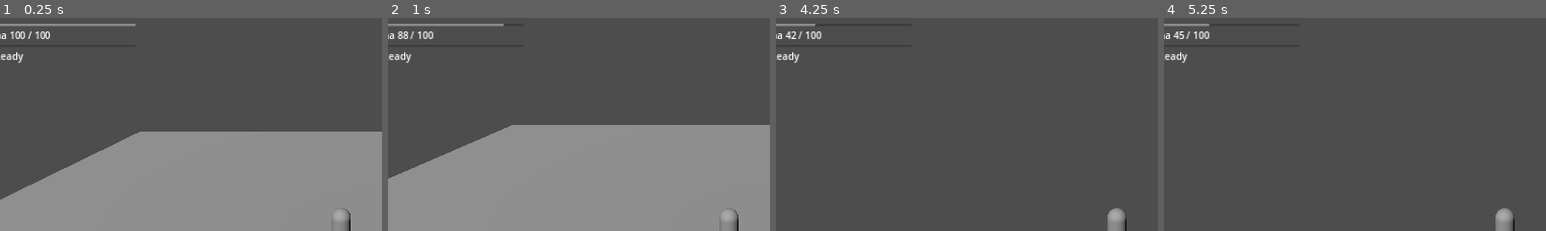
Above: before the commit, frames 1-4 (left to right).
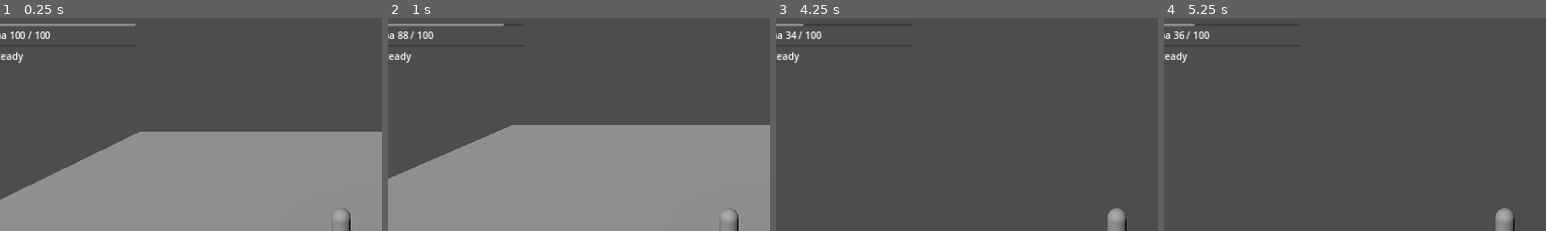
Above: after the commit, the same moments.

Repository: thegoatleroyjenkins/arpg-game
Game: Godot game, scene res://prototype3d/main_3d.tscn
Same seed, same stepped clock (60 frames per second), same inputs: the game is played once before the commit and once after it. This scene is started directly instead of the project's main scene.
Inputs (mouse positions are % of the whole screen's width and height, from its top left):
- Up to frame 1 (0.25 s): no input
- Up to frame 2 (1 s): tap Enter (ui_accept) at 0.5, 0.77 s; move the mouse to (55, 49) at 0.52 s; press the mouse at (55, 49) at 0.53 s; hold W (move_up) from 0.53 s (still down)
- Up to frame 3 (4.25 s): keep holding W (move_up); move the mouse to (45, 50) at 1.27 s; release the mouse at (45, 50) at 1.28 s; tap Q (dash) at 1.35, 3.6 s; tap Enter (ui_accept) at 1.52, 3.02, 3.5, 3.77 s; move the mouse to (52, 48) at 2.02 s; hold Shift (sprint) 2.03-2.78 s; move the mouse to (49, 51) at 2.77 s; click (49, 51) at 2.85 s; move the mouse to (57, 51) at 3.52 s
- Up to frame 4 (5.25 s): keep holding W (move_up); tap Enter (ui_accept) at 4.25, 4.52, 5 s; move the mouse to (42, 48) at 4.27 s; tap Shift (sprint) at 4.35 s; move the mouse to (51, 50) at 5.02 s; press the mouse at (51, 50) at 5.03 s
The pictures show only the part of the screen within x 5-55%, y 0-50%; the shares and areas given below are measured in that part.

Frames 1-2 are identical in both runs. In frame 3, 0.1% of the frame differs, in the area x 2-11%, y 2-10%; in frame 4, 0.1%.

Commit message:
Add data-driven idle vs moving stamina regen in 3D prototype

Diff:
--- a/prototype3d/default_player_tuning_3d.tres
+++ b/prototype3d/default_player_tuning_3d.tres
@@ -19,7 +19,8 @@
 sprint_stamina_per_second = 28.0
 dash_stamina_cost = 35.0
 jump_stamina_cost = 12.0
-stamina_regen_per_second = 24.0
+stamina_regen_idle_per_second = 28.0
+stamina_regen_moving_per_second = 16.0
 stamina_regen_delay = 0.7
 dash_speed = 18.0
 dash_duration = 0.18
--- a/prototype3d/player_3d.gd
+++ b/prototype3d/player_3d.gd
@@ -107,7 +107,7 @@
 			speed *= tuning.sprint_multiplier
 			_use_stamina(tuning.sprint_stamina_per_second * delta)
 		else:
-			_regen_stamina(delta)
+			_regen_stamina(delta, move_dir.length() > 0.01)
 
 		var target_velocity := move_dir * speed
 		var control_scale := 1.0 if is_on_floor() else tuning.air_control
@@ -162,13 +162,16 @@
 	stamina_regen_delay_left = tuning.stamina_regen_delay
 	_emit_stamina_changed()
 
-func _regen_stamina(delta: float) -> void:
+func _regen_stamina(delta: float, is_moving: bool) -> void:
 	if stamina_regen_delay_left > 0.0:
 		stamina_regen_delay_left = max(0.0, stamina_regen_delay_left - delta)
 		return
 	if stamina >= tuning.max_stamina:
 		return
-	stamina = min(tuning.max_stamina, stamina + tuning.stamina_regen_per_second * delta)
+	var regen_rate := tuning.stamina_regen_idle_per_second
+	if is_moving:
+		regen_rate = tuning.stamina_regen_moving_per_second
+	stamina = min(tuning.max_stamina, stamina + regen_rate * delta)
 	_emit_stamina_changed()
 
 func _emit_stamina_changed() -> void:
--- a/prototype3d/player_tuning_3d.gd
+++ b/prototype3d/player_tuning_3d.gd
@@ -24,7 +24,8 @@
 @export var sprint_stamina_per_second: float = 28.0
 @export var dash_stamina_cost: float = 35.0
 @export var jump_stamina_cost: float = 12.0
-@export var stamina_regen_per_second: float = 24.0
+@export var stamina_regen_idle_per_second: float = 28.0
+@export var stamina_regen_moving_per_second: float = 16.0
 @export var stamina_regen_delay: float = 0.7
 
 @export_group("Dash")
Not shown, changed: README.md
